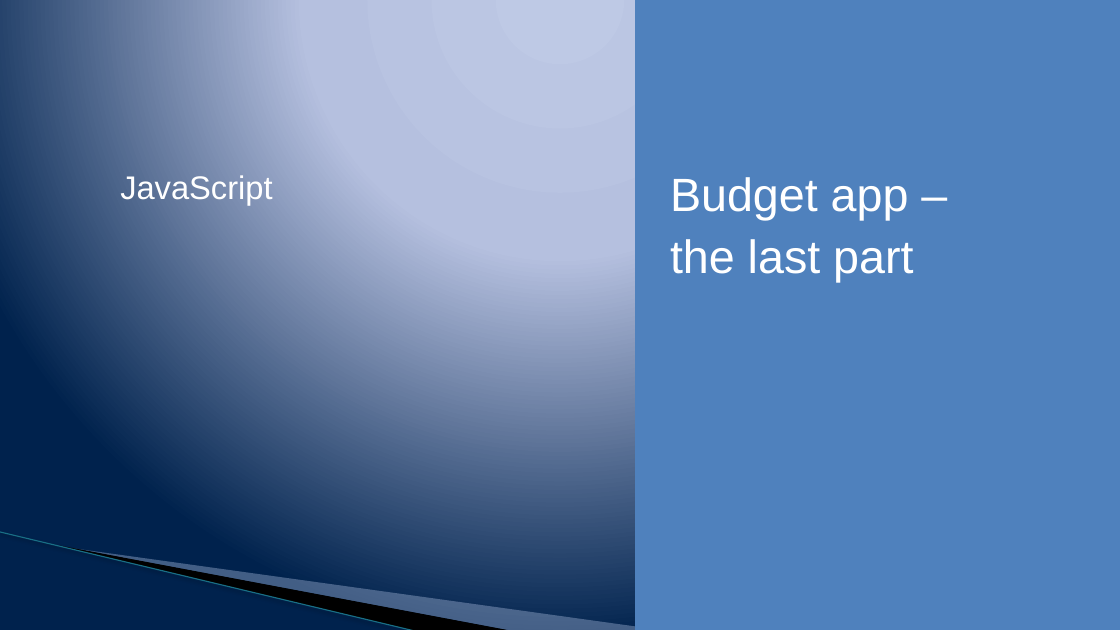
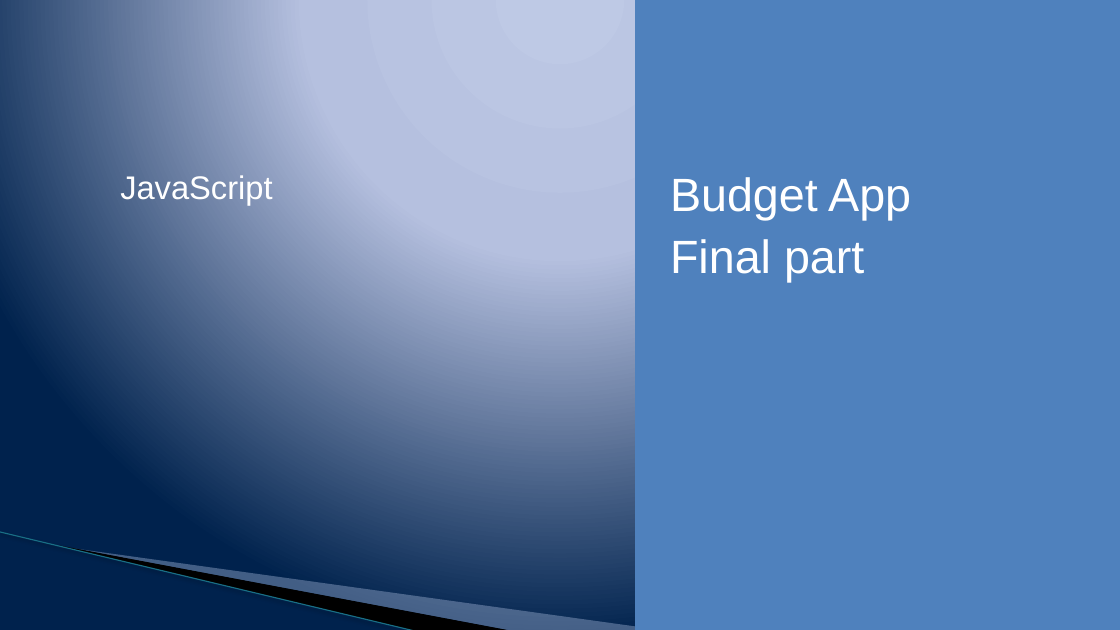
Before and after one commit to todalexcode/kurs-front-end, a slide deck: slide 4 of sesija-33/PPT/Front-End Developer-33.pptx. Drawn at 1120x630 pixels with LibreOffice and Linux fonts; fonts in the diff are those of the drawing; background and template pictures are left out. Boxes give left, top, right and bottom in pixels: in the first picture for what was removed or moved away, otherwise in the second. Text is boxed around its words. In the diff, an @@ line names an element or a change of style, - is before the commit and + after.

```diff
--- a/sesija-33/PPT/Front-End Developer-33.pptx
+++ b/sesija-33/PPT/Front-End Developer-33.pptx
@@ text at box(670, 177, 911, 282): text changed @@
-Budget app –
-the last part
+Budget App
+Final part
```
Also in this commit, not shown: 3 other slides changed, 4 other files.
